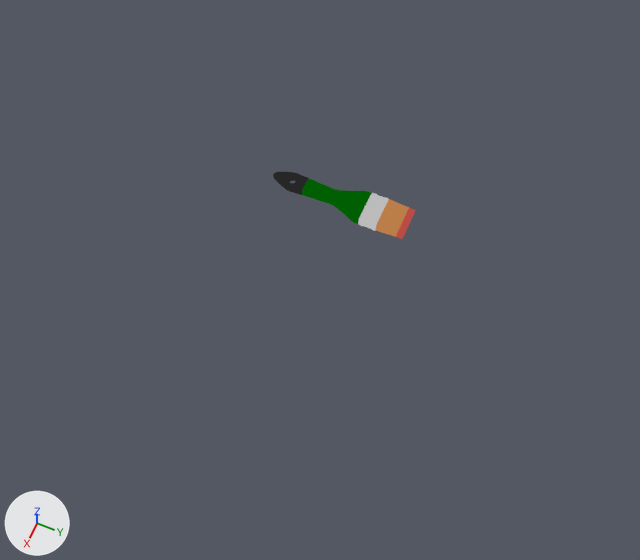
The Blender file Brush/Brush.blend as it was, and as the next commit left it.
Both versions are drawn from a 50 mm camera at (75.9, 30.0, 119.6) aimed at (8.8, 0.5, -12.1). The axes (+X, +Y, +Z) are drawn at lower left. The lights are the same throughout.
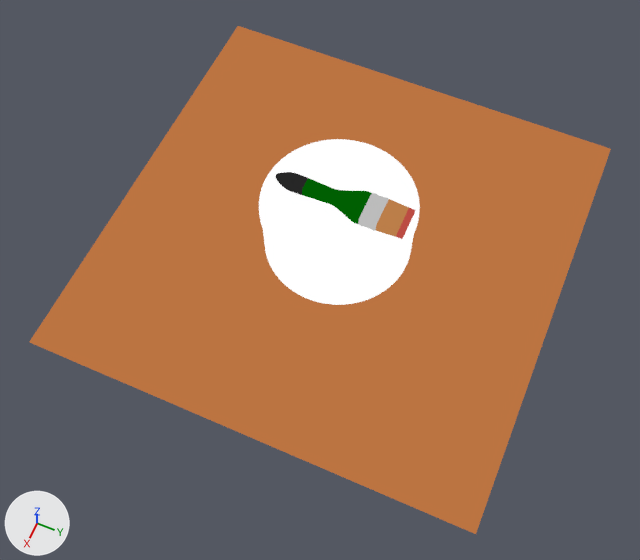
Location of each change, (x1, y1, x2, y2) in pixels of the pictures (640 x 560 px):
'Plane', added: after (29, 26, 611, 534)
'Cylinder', added: after (259, 139, 420, 305)
'Cube', modifiers changed: before (273, 172, 415, 239); after (275, 172, 415, 239)

Edits to the bpy script that builds the scene:
```text
Add mat_material:
    mat_material = bpy.data.materials.new('Material')
    # nodes: OutputMaterial, ValToRGB
    # colours: grey #898989, grey #bcbcbc, white #ffffff
Add mat_material_001:
    mat_material_001 = bpy.data.materials.new('Material.001')
    # nodes: OutputMaterial, ValToRGB
    # colours: brown #633b1e, brown #89532d, orange #bc7441
Add me_cylinder:
    me_cylinder.from_pydata(...)  # 5953 vertices, 5888 faces; spans x -1.03..1.03, y -1.03..1.03, z -1.0..1.0
    me_cylinder.polygons.foreach_set('use_smooth', [True] * 5888)
    me_cylinder.materials.append(mat_material)
Add me_plane:
    me_plane.from_pydata([(-1.0, -1.0, 0.0), (1.0, -1.0, 0.0), (-1.0, 1.0, 0.0), (1.0, 1.0, 0.0)], [], [(0, 1, 3, 2)])
    me_plane.materials.append(mat_material_001)
Change ob_cube:
    remove _m = ob_cube.modifiers.new('Mirror', 'MIRROR')
    where _m = ob_cube.modifiers.new('Subdivision', 'SUBSURF')
    _m.levels: 2 -> 3
    add _m.render_levels = 3
Add ob_cylinder:
    ob_cylinder = bpy.data.objects.new('Cylinder', me_cylinder)
    ob_cylinder.location = (0.0, 0.0, -8.7)
    ob_cylinder.scale = (12.8, 12.8, 7.49)
    _m = ob_cylinder.modifiers.new('Subdivision', 'SUBSURF')
    _m.levels = 2
Add ob_plane:
    ob_plane = bpy.data.objects.new('Plane', me_plane)
    ob_plane.location = (0.0, 0.0, -12.5)
    ob_plane.scale = (38.5, 38.5, 38.5)
```
